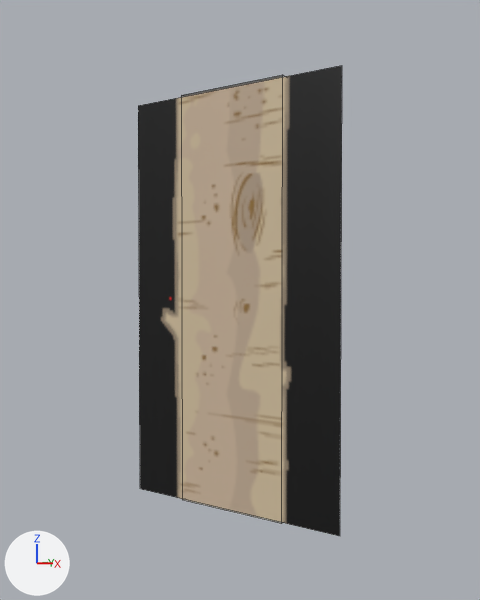
The Blender file Content/PuffBOMB/3D/Mountain/LightLogV2.blend as it was, and as the next commit left it.
Rendered twice from a 50 mm lens placed at (12.08, -13.8, 5.6), pointed at (2.7, 0.03, 5.1). Lighting does not change. The marker at lower left points along +X, +Y and +Z. Mesh edges are drawn as thin lines.
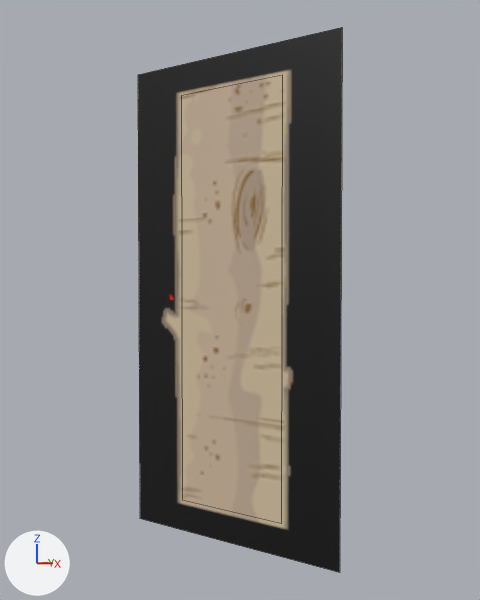
What changed in the scene script:
```text
Add img_lightlog2_png_001:
    img_lightlog2_png_001 = load_image('LightLog2.png.001', '../../Textures/Foregrounds/Mountain/LightLog2.png', 208, 104, 'Non-Color')
Add mat_lightlog2_png_001:
    mat_lightlog2_png_001 = principled_material('LightLog2.png.001')
    mat_lightlog2_png_001.texture = img_lightlog2_png_001
Change me_plane:
    where me_plane.from_pydata(...)  # 4 vertices, 1 face; spans x 0.0..1.73, y 0.0..1.0, z 0.2
    used by ob_plane; location = (5.85, 0.4, 0.05); rotation_euler = (1.571, -1.571, 0.0), in degrees (90, -90, 0); scale = (5.83, 5.83, 5.83)
    remove me_plane.materials.append(mat_lightlog2_png)  # picture img_lightlog2_png
    me_plane part 1
    me_plane.vertices[0].co: (1.73, 1.0, 0.2) -> (1.87, 1.0, 0.2)  # pixel (138, 105) -> pixel (137, 74)
    me_plane.vertices[1].co: (1.73, 0.0, 0.2) -> (1.87, 0.0, 0.2)  # pixel (341, 65) -> pixel (342, 27)
    me_plane.vertices[2].co: (0.0, 0.0, 0.2) -> (-0.14, 0.0, 0.2)  # pixel (339, 536) -> pixel (339, 572)
    me_plane.vertices[3].co: (0.0, 1.0, 0.2) -> (-0.14, 1.0, 0.2)  # pixel (139, 488) -> pixel (139, 518)
    add me_plane.materials.append(mat_lightlog2_png_001)  # picture img_lightlog2_png_001
```

Location of each change, (x1, y1, x2, y2) in pixels of the pictures (480 x 600 px):
'Plane', recoloured, reshaped (16% taller): before (138, 66, 342, 536); after (138, 27, 342, 573)
